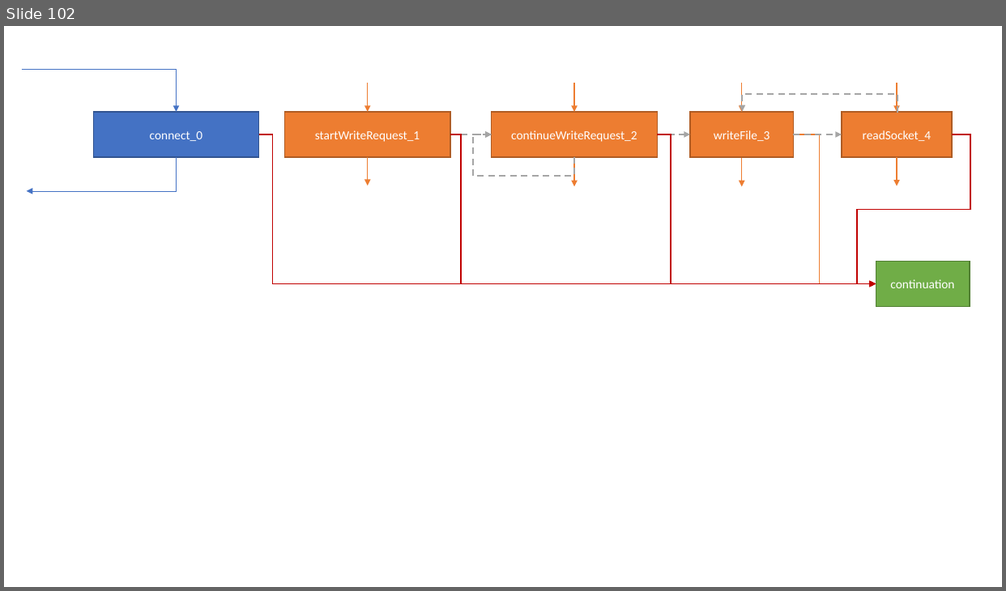
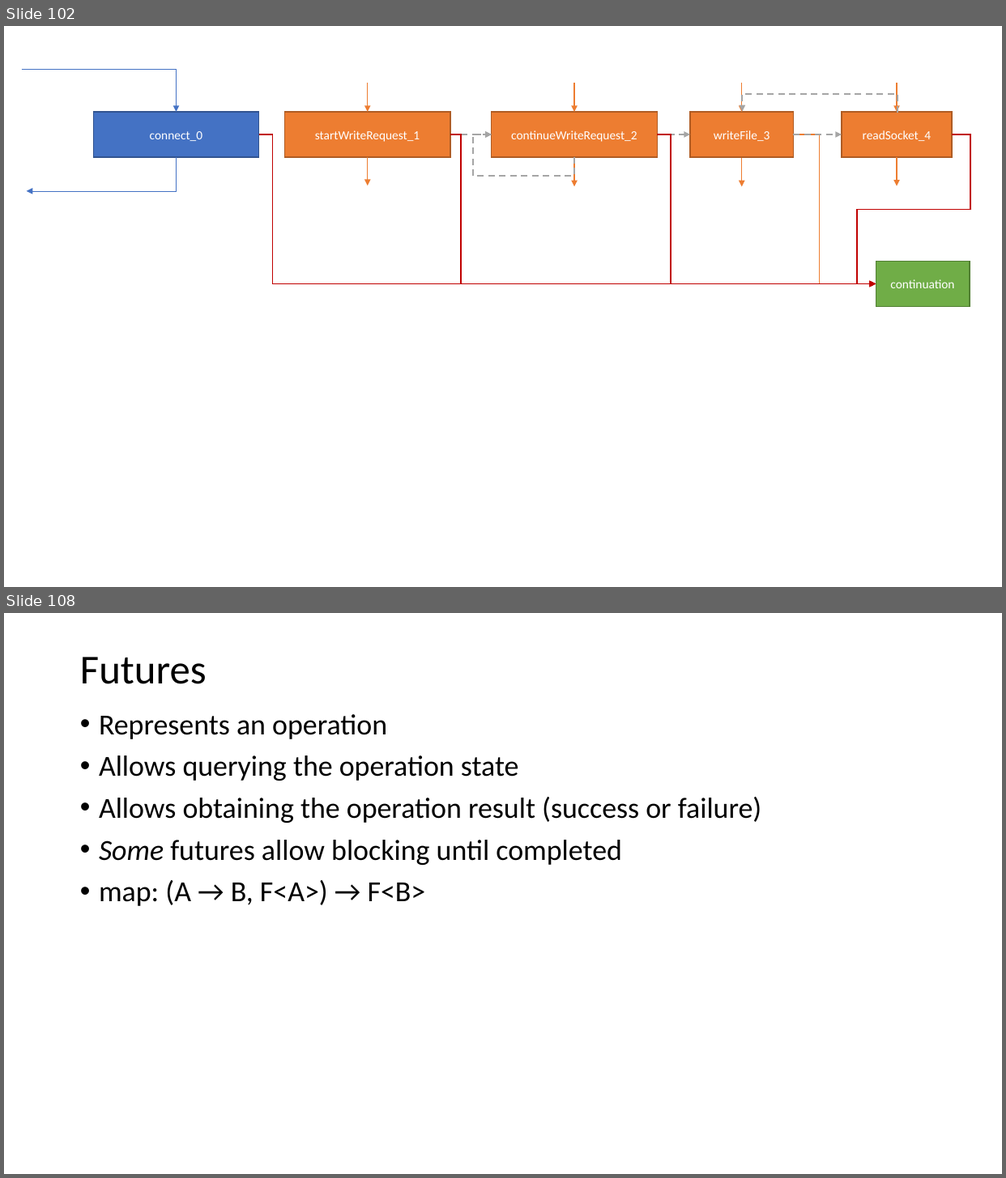
Before and after one commit to isel-leic-pc/s2021v-li51n, a slide deck: docs/threads.pptx. Shown one above the other, each under a label of ours: slide 102 before the commit, slides 102 and 108 after it; the slides between them are not shown. The pictures are 1006x591 and 1006x1178 pixels, drawn with LibreOffice and Linux fonts; fonts in the diff are those of the drawing. Boxes give left, top, right and bottom in pixels: in the first picture for what was removed or moved away, otherwise in the second. Text is boxed around its words. In the diff, an @@ line names an element or a change of style, - is before the commit and + after.

```diff
--- a/docs/threads.pptx
+++ b/docs/threads.pptx
@@ slide 108 added at (x1=4, y1=613, x2=1002, y2=1174), background #FFFFFF @@
@@ title added at (x1=80, y1=657, x2=206, y2=684), 39.6 pt, text #000000 @@
+Futures
@@ text added at (x1=99, y1=714, x2=762, y2=906), 28 pt, text #000000 @@
+• Represents an operation
+• Allows querying the operation state
+• Allows obtaining the operation result (success or failure)
+• Some futures allow blocking until completed
+• map: (A → B, F<A>) → F<B>
```
Also in this commit, not shown: 1 slide changed, 8 other slides added, 2 other files.
